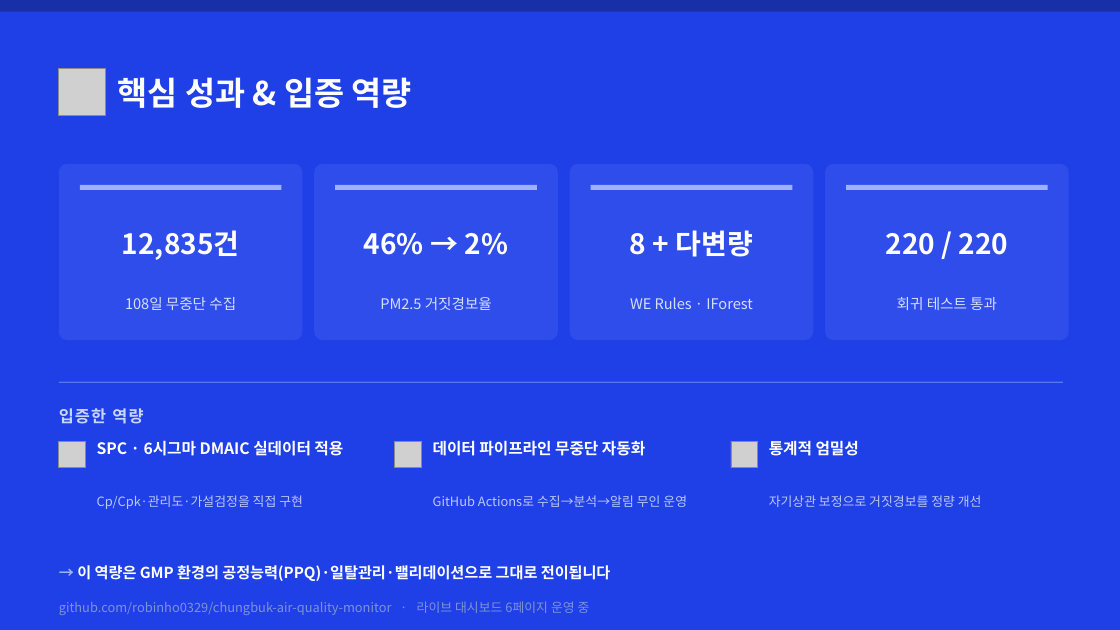
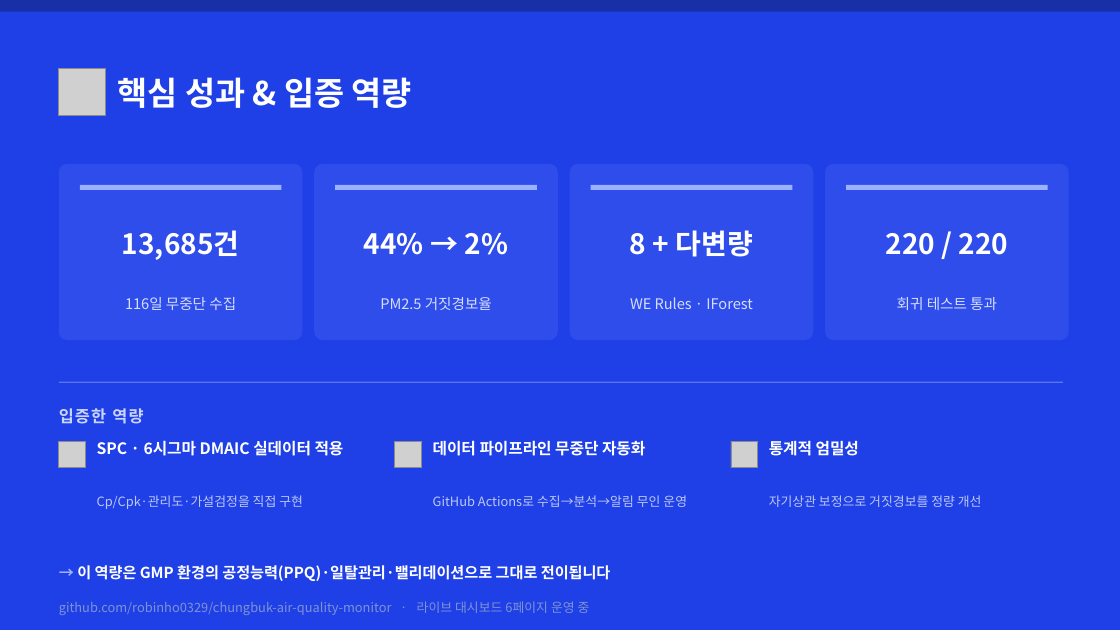
Before and after one commit to robinho0329/chungbuk-air-quality-monitor, a slide deck: slide 16 of reports/portfolio/포트폴리오_충북대기질_SPC.pptx (slide 15 before the commit). Drawn at 1120x630 pixels with LibreOffice and Linux fonts; fonts in the diff are those of the drawing; grey boxes stand for pictures. Boxes give left, top, right and bottom in pixels: in the first picture for what was removed or moved away, otherwise in the second. Text is boxed around its words. In the diff, an @@ line names an element or a change of style, - is before the commit and + after.

```diff
--- a/reports/portfolio/포트폴리오_충북대기질_SPC.pptx
+++ b/reports/portfolio/포트폴리오_충북대기질_SPC.pptx
@@ text at (122, 230, 240, 260): text changed @@
-12,835건
+13,685건
@@ text at (364, 233, 508, 255): text changed @@
-46% → 2%
+44% → 2%
@@ text at (125, 297, 236, 310): text changed @@
-108일 무중단 수집
+116일 무중단 수집
```
Also in this commit, not shown: 7 other slides changed, 2 slides added, 5 other files.
